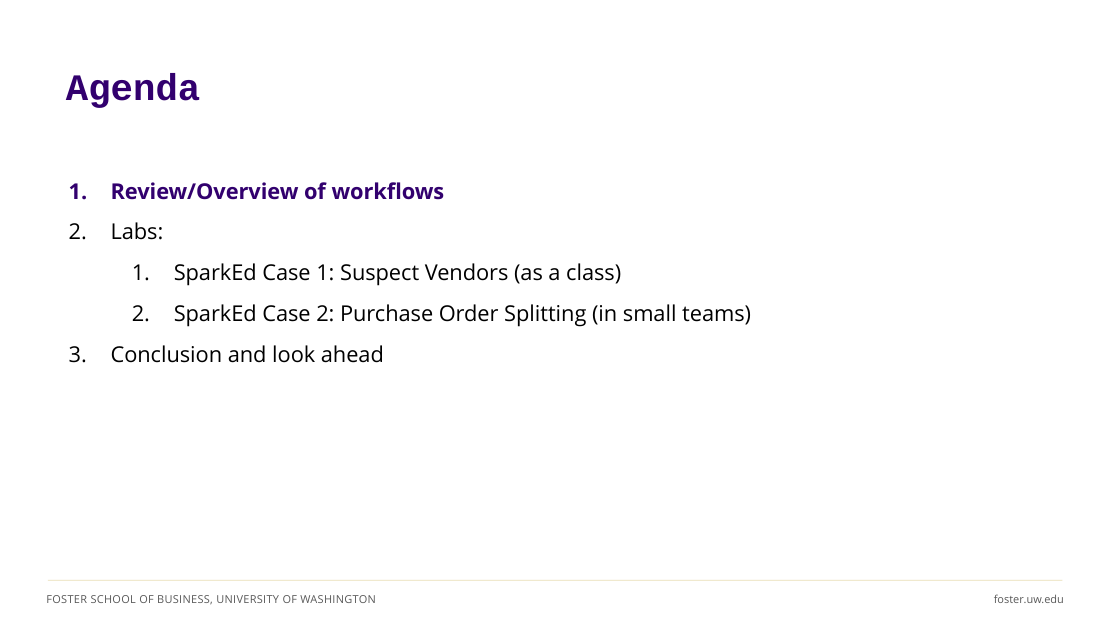
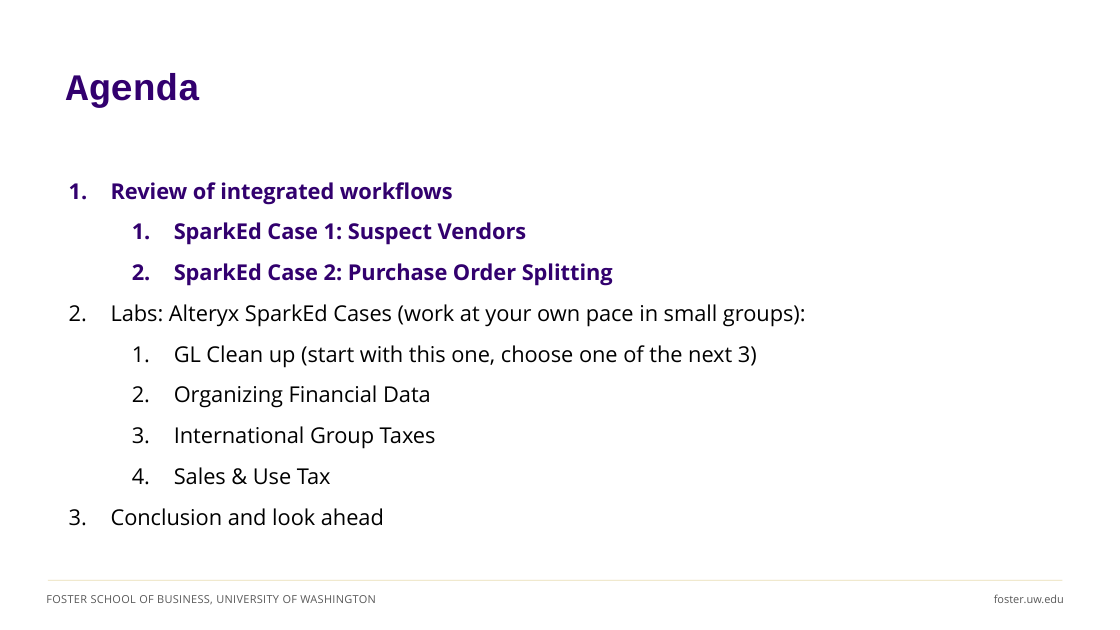
Before and after one commit to ashercurtis/slides.io, a slide deck: slide 2 of ACCTG320/ACCTG320Class11_2026.pptx. Drawn at 1120x630 pixels with LibreOffice and Linux fonts; fonts in the diff are those of the drawing. Boxes give left, top, right and bottom in pixels: in the first picture for what was removed or moved away, otherwise in the second. Text is boxed around its words. In the diff, an @@ line names an element or a change of style, - is before the commit and + after.

```diff
--- a/ACCTG320/ACCTG320Class11_2026.pptx
+++ b/ACCTG320/ACCTG320Class11_2026.pptx
@@ text at (111,182,806,485): text changed @@
-1. Review/Overview of workflows
-2. Labs:
-  1. SparkEd Case 1: Suspect Vendors (as a class)
-  2. SparkEd Case 2: Purchase Order Splitting (in small teams)
+1. Review of integrated workflows
+  1. SparkEd Case 1: Suspect Vendors
+  2. SparkEd Case 2: Purchase Order Splitting
+2. Labs: Alteryx SparkEd Cases (work at your own pace in small groups):
+  1. GL Clean up (start with this one, choose one of the next 3)
+  2. Organizing Financial Data
+  3. International Group Taxes
+  4. Sales & Use Tax
```
Also in this commit, not shown: 6 other slides changed, 3 slides added, 10 slides removed, 1 other file.
